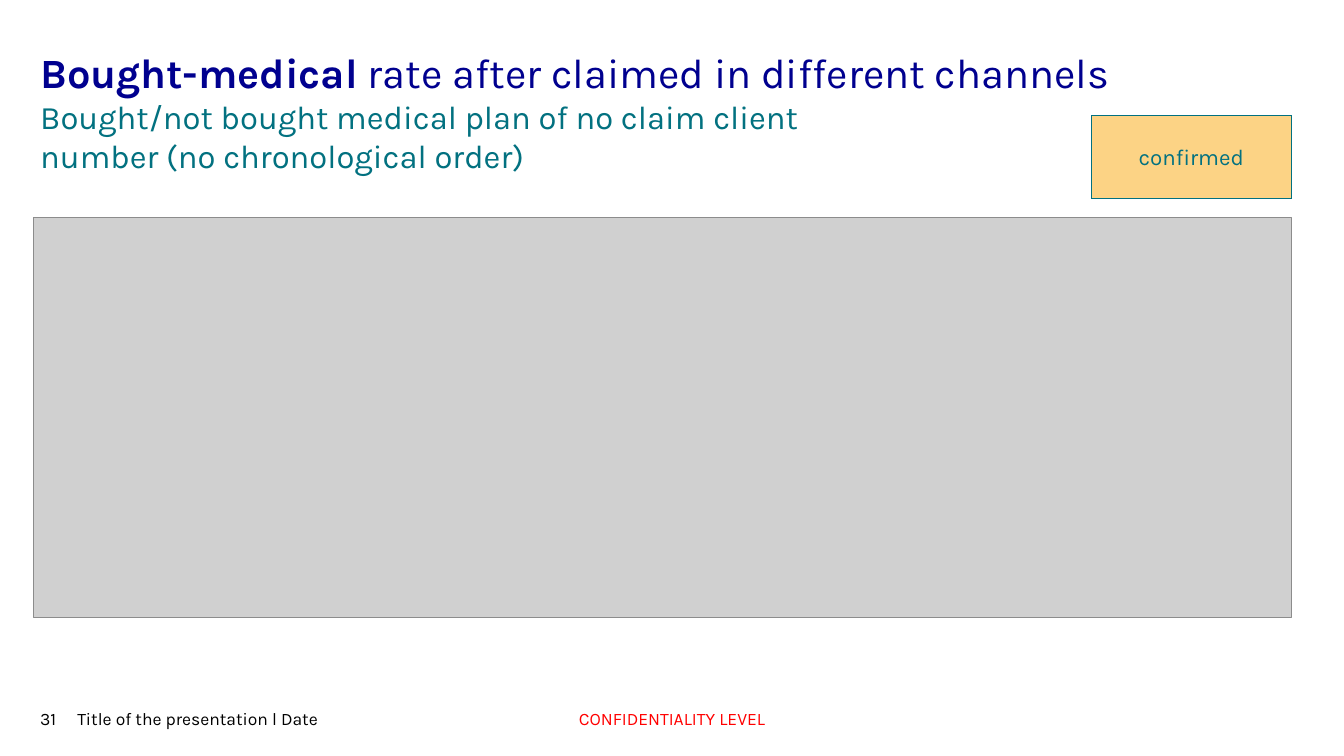
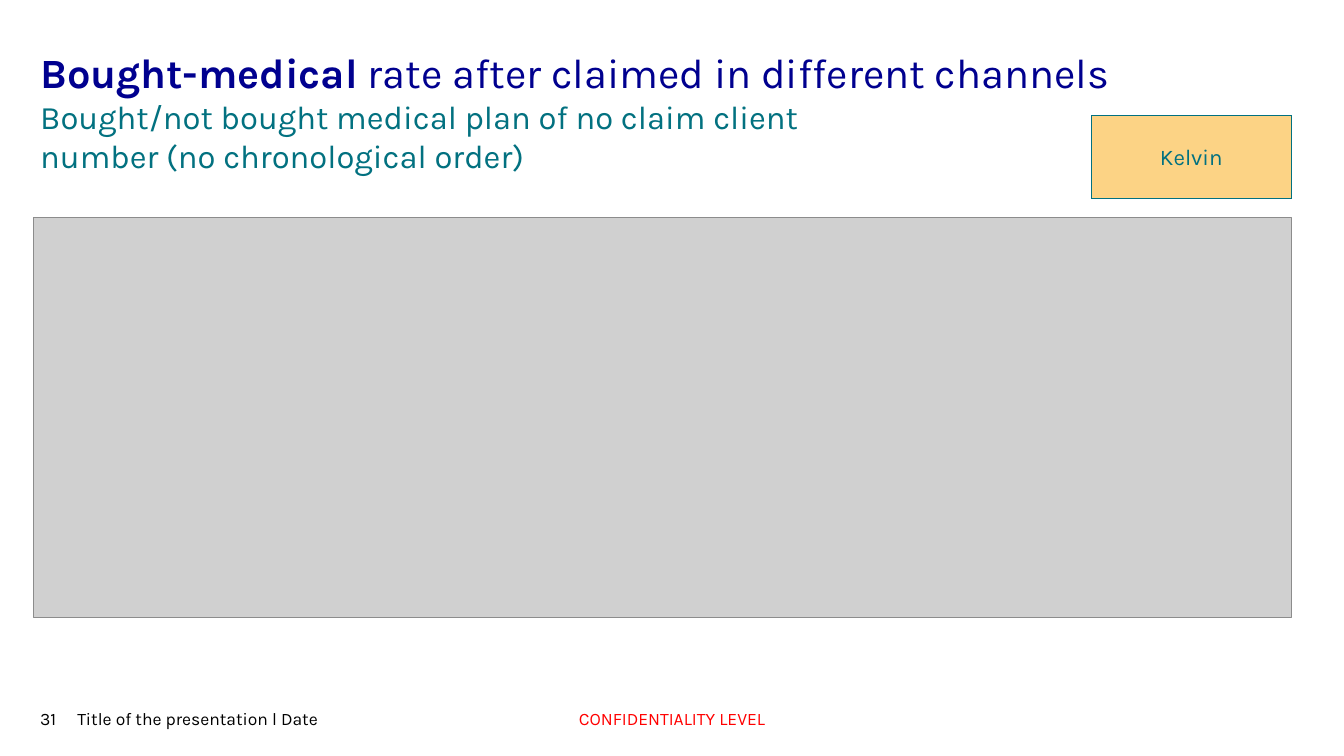
Before and after one commit to ithiria894/FateAi, a slide deck: slide 31 of DATAS/202303 GI Travel EDA - Sharing with GI team.pptx. Drawn at 1344x756 pixels with LibreOffice and Linux fonts; fonts in the diff are those of the drawing; grey boxes stand for pictures; background and template pictures are left out. Boxes give left, top, right and bottom in pixels: in the first picture for what was removed or moved away, otherwise in the second. Text is boxed around its words. In the diff, an @@ line names an element or a change of style, - is before the commit and + after.

```diff
--- a/DATAS/202303 GI Travel EDA - Sharing with GI team.pptx
+++ b/DATAS/202303 GI Travel EDA - Sharing with GI team.pptx
@@ text in rectangle at (1160, 149, 1223, 166): text changed @@
-confirmed
+Kelvin
```
Also in this commit, not shown: 29 other slides changed, 3 other files.
